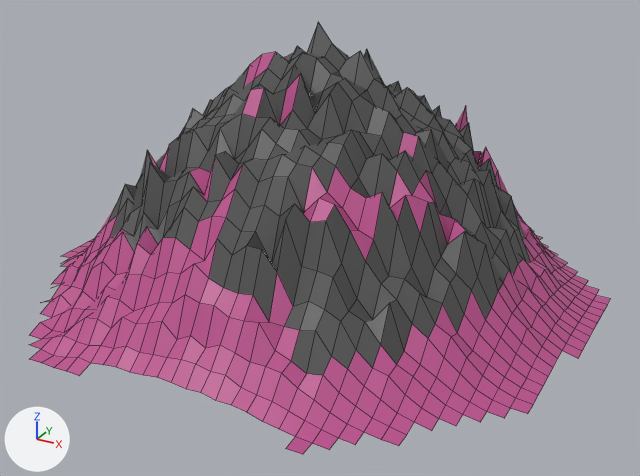
Renders of the FBX model Assets/Models/Montagne Tuyau.fbx from each side of a commit.
Camera for both pictures: a 50 mm lens placed at (39.4, -71.4, 40.3), pointed at (1.4, -2.2, 5.7). Every picture has the same lights, and +X, +Y and +Z are marked at lower left. Mesh edges are drawn as thin lines. Where no turn or scale is listed for an object, it has been applied to the vertices.
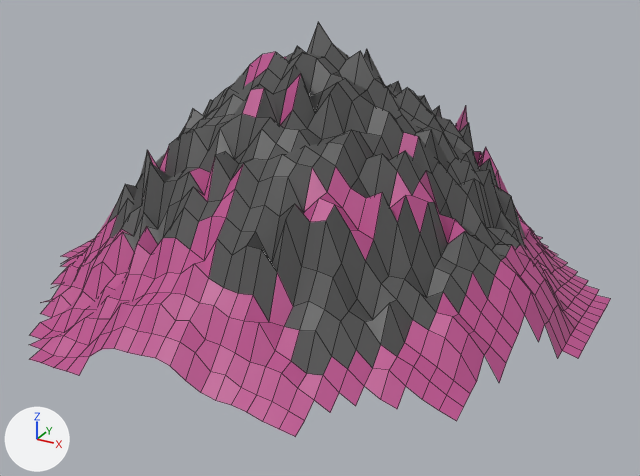
Commit message: Montagne tuyau

The change, as a list of edits to the scene's bpy script:
```text
Change me_plane:
    used by ob_plane; location = (0.0, 0.0, 0.0)
    remove me_plane.from_pydata(...)  # 1215 vertices, 1135 faces; spans x -27.1..27.1, y -25.7..27.1, z 0.0..26.0
    add me_plane.from_pydata(...)  # 1182 vertices, 1105 faces; spans x -27.1..27.1, y -25.7..27.1, z 0.0..26.0
    me_plane part 1
    44 vertices are removed from x 11.4..27.1, y -25.7..-5.7, z 0.0..1.6
    42 faces are deleted
    5 vertices in x 15.7..18.6, y -17.1..-1.4, z 1.5..7.6 move by (0.0, 0.0, 0.8)
    5 vertices in x 17.1..24.3, y -15.7..1.4, z 1.1..5.0 move by (0.0, 0.0, 1.0)
    5 vertices in x 18.6..24.3, y -12.9..-2.9, z 1.2..4.9 move by (0.0, 0.0, 1.8)
    5 vertices in x 20.0..24.3, y -8.6..1.4, z 1.4..5.7 move by (0.0, 0.0, 2.0)
    4 vertices in x 20.0..24.3, y -11.4..0.0, z 1.4..2.5 move by (0.0, 0.0, 1.9)
    3 vertices in x 17.1..20.0, y -15.7..-14.3, z 0.6..2.7 move by (0.0, 0.0, 0.9)
    32 vertices move from x 15.7..24.3, y -17.1..2.9, z 1.2..7.5 to x 15.7..24.3, y -17.1..2.9, z 3.3..8.7
    12 vertices are added at x 17.1..24.3, y -18.6..-5.7, z 0.5..3.4
    12 new faces join them, mat_material_002 (pink #bd528f)
    me_plane part 2
    1 vertex is removed from x 4.3, y -25.7, z 0.3
    4 vertices in x -5.7..-1.4, y -24.3..-21.4, z 1.0..3.4 move by (0.0, 0.0, 1.8)
    4 vertices in x -7.1..-2.9, y -22.9..-21.4, z 1.6..4.7 move by (0.0, 0.0, 1.7)
    3 vertices in x -7.1..1.4, y -22.9..-20.0, z 2.7..5.4 move by (0.0, 0.0, 1.0)
    3 vertices in x -4.3..-1.4, y -22.9, z 2.1..2.4 move by (0.0, 0.0, 2.0)
    14 vertices move from x -8.6..1.4, y -24.3..-20.0, z 0.6..5.8 to x -8.6..1.4, y -24.3..-20.0, z 1.2..6.7
```

Boxes [x1, y1, x2, y2] around the edits, measured in the pictures (640 x 476 px; the box of a moved part takes in the faces that stretch with it):
'Plane', reshaped: before [29, 22, 610, 454]; after [29, 22, 610, 437]
part 1 of me_plane, cut back: before [286, 222, 578, 454]; after [365, 222, 578, 421]
part 2 of me_plane, moved or reshaped: before [67, 264, 229, 393]; after [67, 264, 229, 392]
